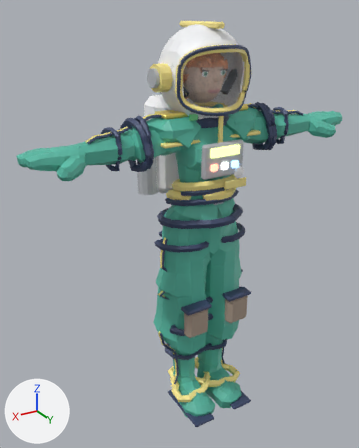
The glTF model assets/models/char_sira.glb, before and after one commit.
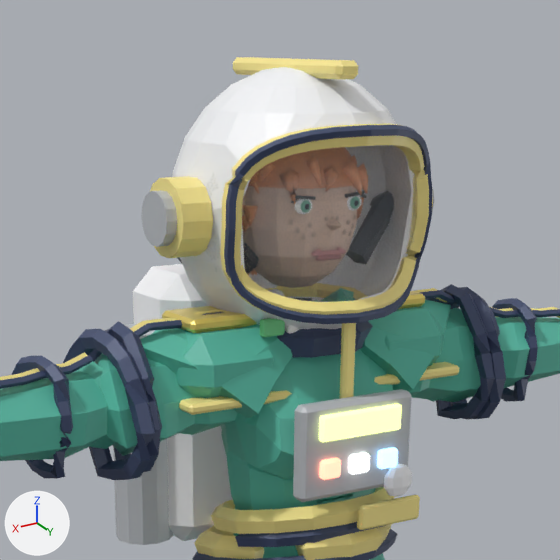
Each version appears first whole from a 50 mm camera at (0.617, 0.958, 0.973) aimed at (0.035, -0.012, 0.488), and next in a close-up on the part from 27% to 83% of the width and 0% to 45% of the height. Every picture has the same lights, and +X, +Y and +Z are marked at lower left. The last two pictures show the newer version. Where no turn or scale is listed for an object, it has been applied to the vertices. Vertices at exactly the same position are counted once.

The first close-up shows 'Abdomen_sira_trim', 'Chest_gray', 'Chest_white', 'Head_dark', 'Head_sira_helm', 'Head_sira_trim', 'Head_visor', 'LowerArm.L_dark', 'LowerArm.R_dark', 'Medieval_Body_suit', 'UpperArm.L_dark', 'UpperArm.R_sira_suit' and 18 more.
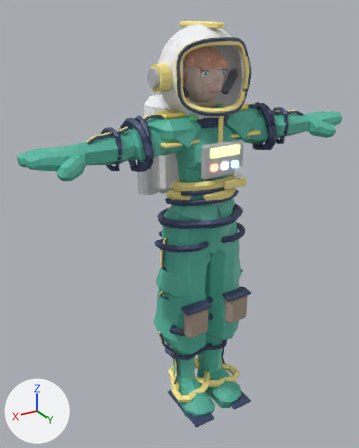
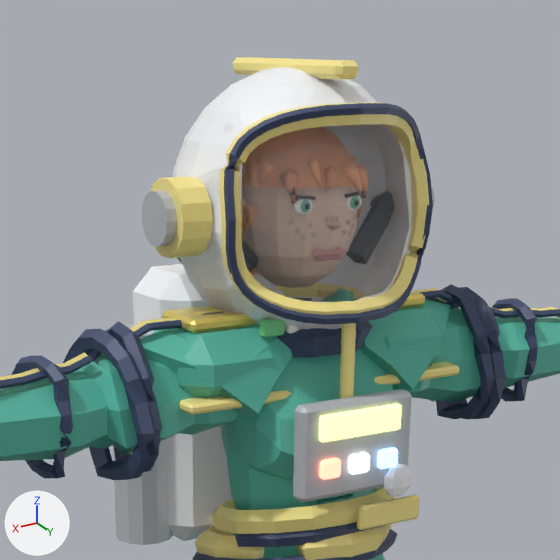
Changed parts and their boxes [x1, y1, x2, y2] in the close-ups (560 x 560 px; the box of a moved part takes in the faces that stretch with it):
'Head_sira_helm', reshaped: before [172, 67, 408, 329]; after [172, 67, 410, 329]
'Head_dark', reshaped (12% taller): before [224, 125, 432, 324]; after [224, 103, 433, 325]
part 1 of me_tube_001, moved or reshaped: before [224, 125, 432, 318]; after [224, 103, 433, 318]
part 2 of me_sphere, moved or reshaped: before [200, 91, 408, 316]; after [200, 92, 410, 316]
part 3 of me_tube, moved or reshaped: before [220, 123, 429, 312]; after [220, 103, 429, 312]

The change, as a list of edits to the scene's bpy script:
```text
Change me_tube_001:
    used by ob_head_dark; location = (0.0, 0.0, 0.0)
    remove me_tube_001.from_pydata(...)  # 200 vertices, 400 faces; spans x -0.093..0.092, y 0.067..0.119, z 0.771..0.91
    add me_tube_001.from_pydata(...)  # 200 vertices, 400 faces; spans x -0.093..0.092, y 0.064..0.113, z 0.771..0.924
    me_tube_001 part 1: 165 of 200 vertices moved; they spanned x -0.093..0.092, y 0.067..0.119, z 0.781..0.91 and now span x -0.093..0.092, y 0.064..0.108, z 0.781..0.924; mean shift (0.0, -0.005, 0.008); largest move (-0.043, 0.108, 0.905) -> (-0.043, 0.096, 0.918)
Change me_sphere:
    used by ob_head_sira_helm; location = (0.0, 0.0, 0.0)
    remove me_sphere.from_pydata(...)  # 400 vertices, 796 faces; spans x -0.095..0.095, y -0.082..0.108, z 0.74..0.947
    add me_sphere.from_pydata(...)  # 390 vertices, 776 faces; spans x -0.095..0.095, y -0.082..0.102, z 0.74..0.947
    me_sphere part 2
    42 vertices are removed from x -0.077..0.078, y 0.047..0.108, z 0.792..0.917
    145 faces are deleted
    18 vertices move from x -0.083..0.083, y 0.047..0.094, z 0.789..0.917 to x -0.083..0.083, y 0.066..0.097, z 0.79..0.914
    32 vertices are added at x -0.078..0.078, y 0.048..0.093, z 0.792..0.91
    125 new faces join them
Change me_tube:
    used by ob_head_sira_trim; location = (0.0, 0.0, 0.0)
    remove me_tube.from_pydata(...)  # 280 vertices, 548 faces; spans x -0.114..0.114, y -0.058..0.116, z 0.772..0.952
    add me_tube.from_pydata(...)  # 280 vertices, 548 faces; spans x -0.114..0.114, y -0.058..0.111, z 0.771..0.952
    me_tube part 3: 165 of 280 vertices moved; they spanned x -0.093..0.092, y 0.059..0.116, z 0.781..0.91 and now span x -0.093..0.092, y 0.056..0.105, z 0.781..0.924; mean shift (0.0, -0.005, 0.008); largest move (-0.043, 0.106, 0.903) -> (-0.043, 0.094, 0.916)
```
